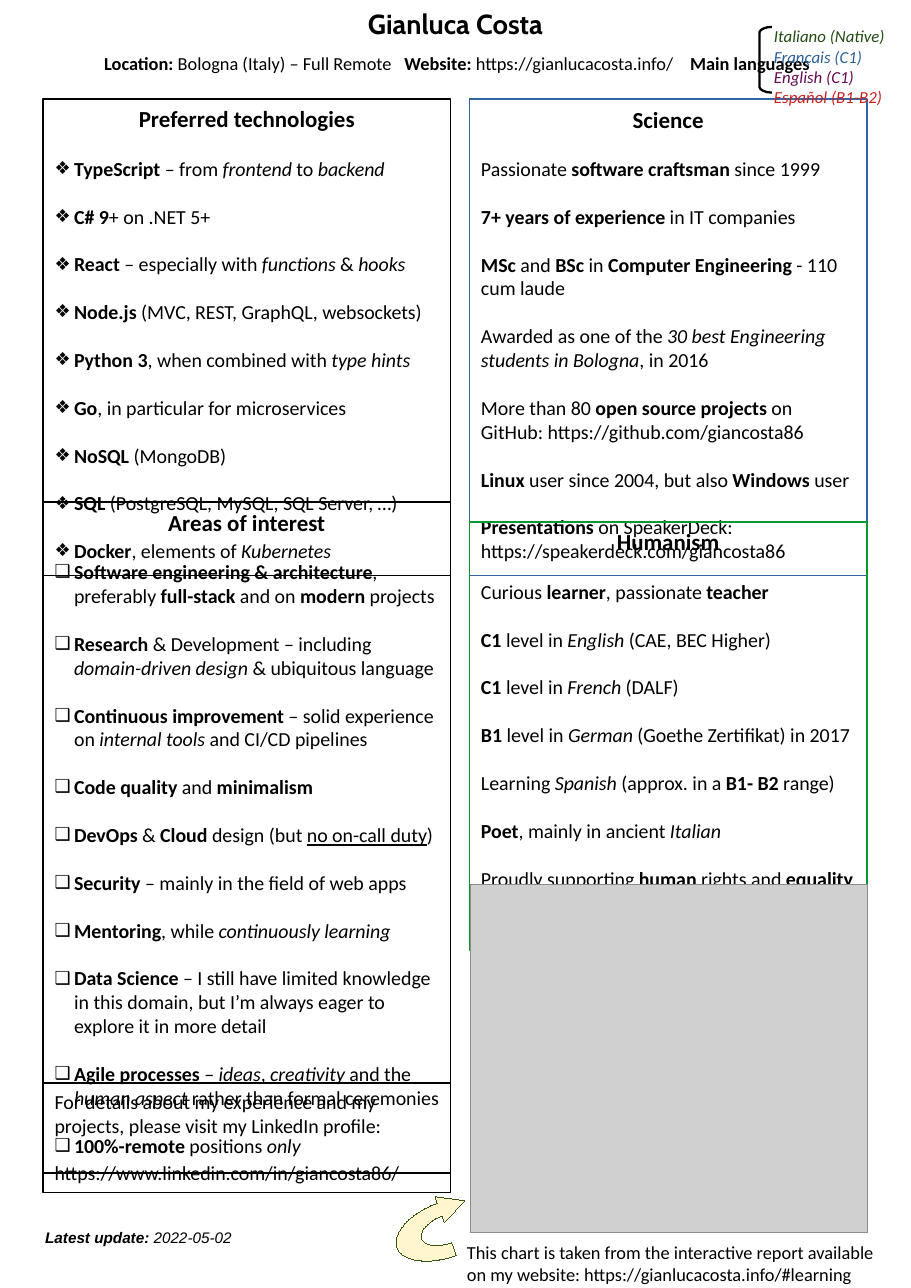
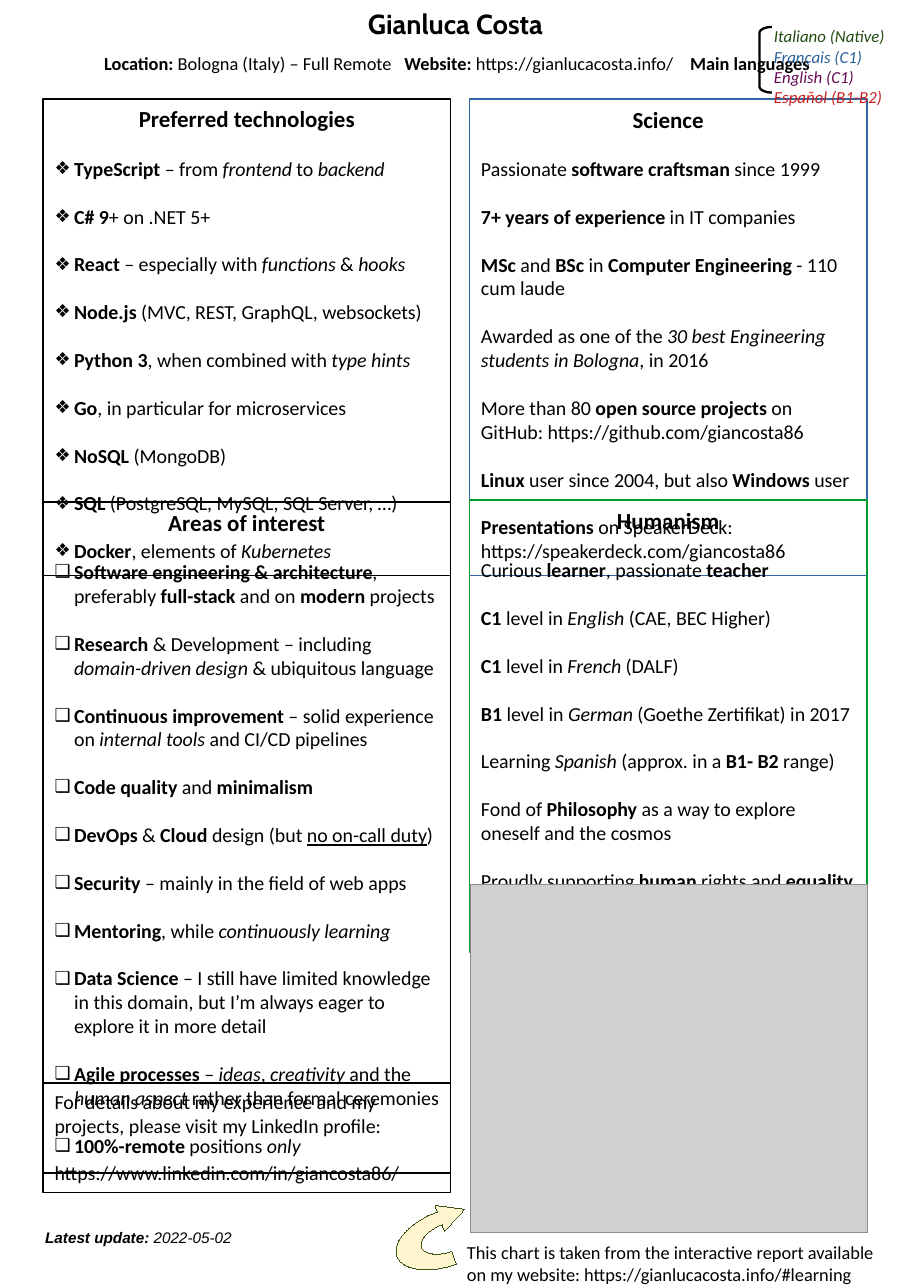
Before and after one commit to giancosta86/giancosta86.github.io, a slide deck: slide 1 of cv_costa_en.odp. Drawn at 911x1288 pixels with LibreOffice and Linux fonts; fonts in the diff are those of the drawing; grey boxes stand for pictures. Boxes give left, top, right and bottom in pixels: in the first picture for what was removed or moved away, otherwise in the second. Text is boxed around its words. In the diff, an @@ line names an element or a change of style, - is before the commit and + after.

```diff
--- a/cv_costa_en.odp
+++ b/cv_costa_en.odp
@@ rectangle "Humanism": place and size @@
-rectangle "Humanism" at box(469, 522, 867, 951)
+rectangle "Humanism" at box(469, 500, 867, 953)
@@ text in rectangle at box(481, 802, 795, 840): text changed @@
-Poet, mainly in ancient Italian
+Fond of Philosophy as a way to explore oneself and the cosmos
@@ freeform shape: place and size @@
-freeform shape at box(387, 1185, 505, 1273)
+freeform shape at box(387, 1194, 505, 1282)
```
Also in this commit, not shown: 1 other file.
